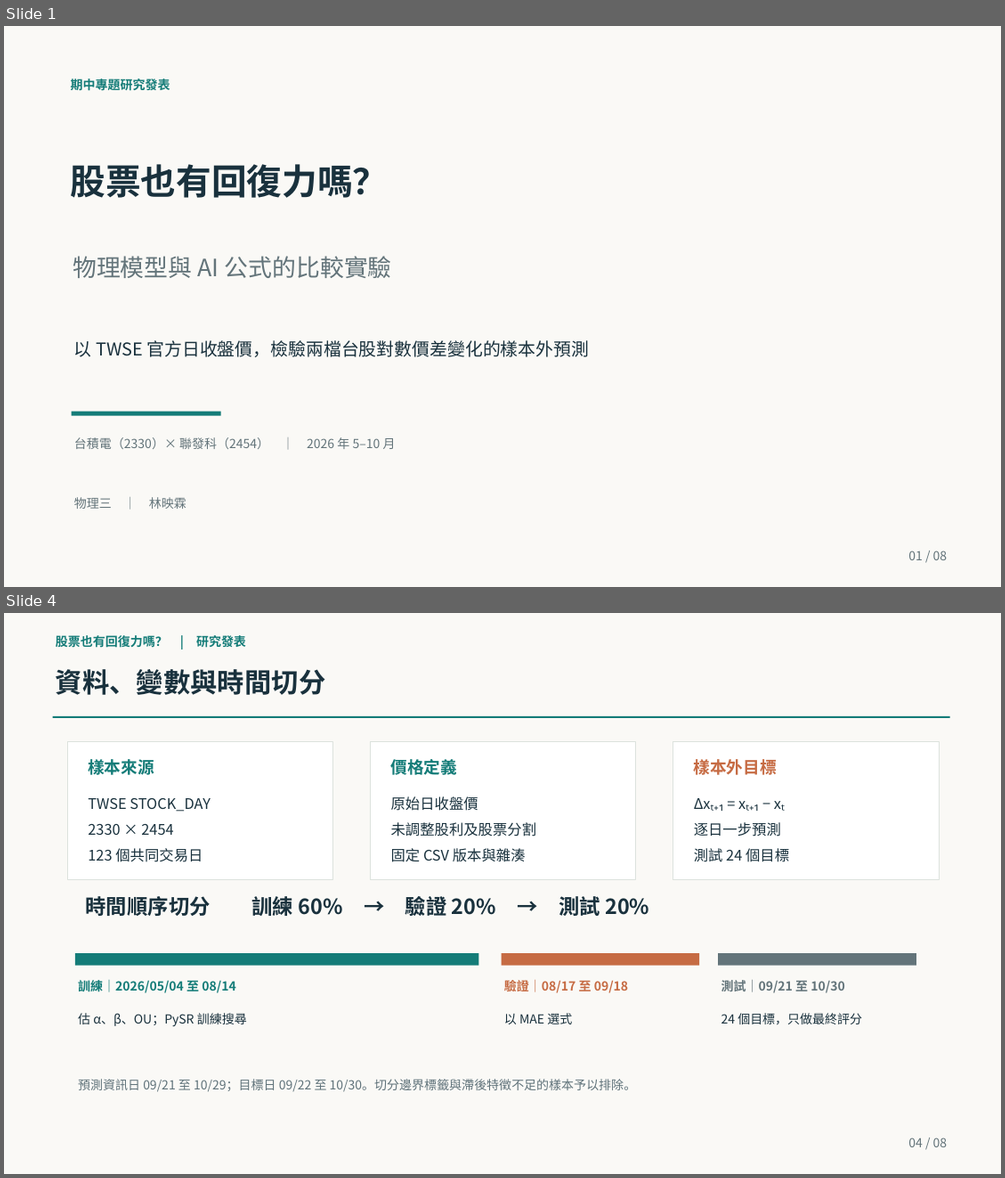
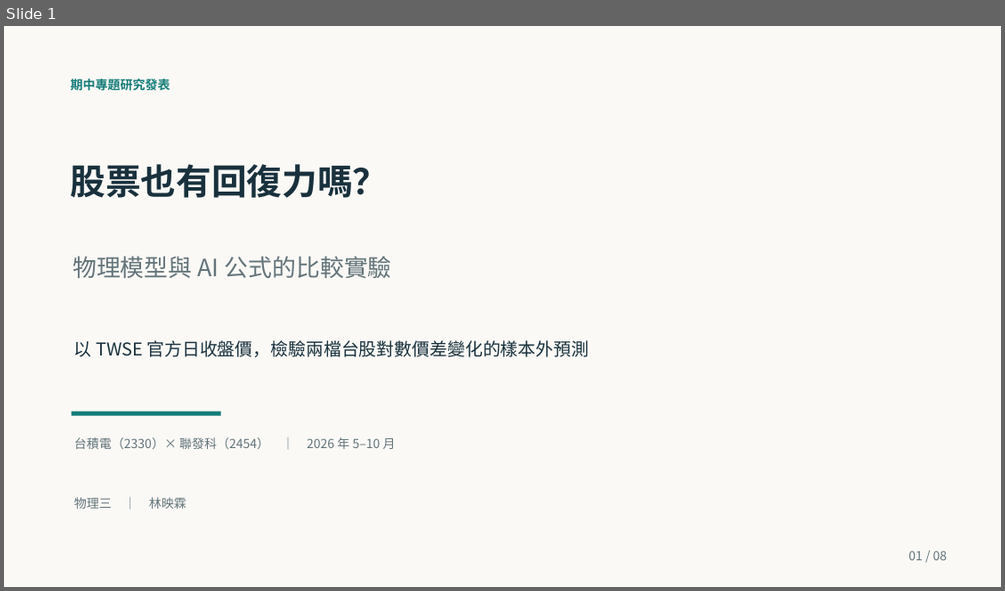
Before and after one commit to yinglinlin010/market-physics-lab, a slide deck: slides/midterm_90s.pptx. Shown one above the other, each under a label of ours: slides 1 and 4 before the commit, slide 1 after it; the slides between them are not shown. The pictures are 1005x1178 and 1005x591 pixels, drawn with LibreOffice and Linux fonts; fonts in the diff are those of the drawing. Boxes give left, top, right and bottom in pixels: in the first picture for what was removed or moved away, otherwise in the second. Text is boxed around its words. In the diff, an @@ line names an element or a change of style, - is before the commit and + after.

```diff
--- a/slides/midterm_90s.pptx
+++ b/slides/midterm_90s.pptx
@@ slide 4 removed at [4, 613, 1001, 1174], background #FAF9F6 @@
@@ text removed at [56, 635, 246, 648] @@
-股票也有回復力嗎？ | 研究發表
@@ text removed at [56, 669, 325, 695] @@
-資料、變數與時間切分
@@ rectangle removed at [53, 716, 950, 718] @@
@@ rectangle removed at [67, 742, 333, 880] @@
@@ rectangle removed at [371, 742, 636, 880] @@
@@ rectangle removed at [673, 742, 938, 880] @@
@@ text removed at [88, 759, 154, 775] @@
-樣本來源
@@ text removed at [391, 759, 457, 775] @@
-價格定義
@@ text removed at [694, 759, 777, 775] @@
-樣本外目標
@@ text removed at [88, 798, 210, 862] @@
-TWSE STOCK_DAY
-2330 × 2454
-123 個共同交易日
@@ text removed at [391, 796, 537, 862] @@
-原始日收盤價
-未調整股利及股票分割
-固定 CSV 版本與雜湊
@@ text removed at [694, 804, 789, 862] @@
-Δxₜ₊₁ = xₜ₊₁ − xₜ
-逐日一步預測
-測試 24 個目標
@@ text removed at [86, 892, 649, 919] @@
-時間順序切分 訓練 60% → 驗證 20% → 測試 20%
@@ rectangle removed at [75, 953, 479, 965] @@
@@ rectangle removed at [502, 953, 699, 965] @@
@@ rectangle removed at [718, 953, 916, 965] @@
@@ text removed at [78, 979, 235, 995] @@
-訓練｜2026/05/04 至 08/14
@@ text removed at [504, 980, 628, 993] @@
-驗證｜08/17 至 09/18
@@ text removed at [721, 980, 844, 993] @@
-測試｜09/21 至 10/30
@@ text removed at [78, 1013, 247, 1027] @@
-估 α、β、OU；PySR 訓練搜尋
@@ text removed at [504, 1013, 572, 1024] @@
-以 MAE 選式
@@ text removed at [721, 1013, 862, 1025] @@
-24 個目標，只做最終評分
@@ text removed at [78, 1078, 637, 1092] @@
-預測資訊日 09/21 至 10/29；目標日 09/22 至 10/30。切分邊界標籤與滯後特徵不足的樣本予以排除。
@@ text removed at [908, 1137, 947, 1147] @@
-04 / 08
```
Also in this commit, not shown: 2 slides changed, 5 slides added, 4 other slides removed, 2 other files.
